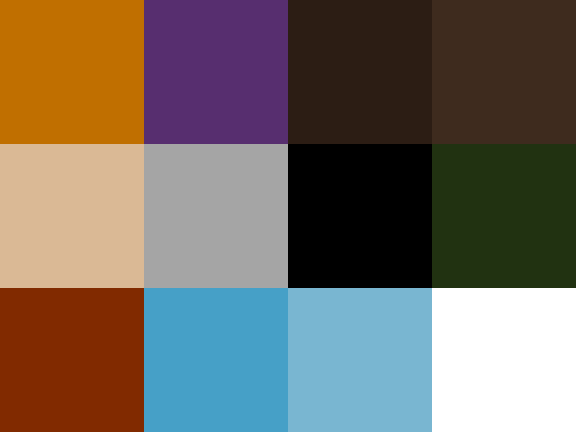
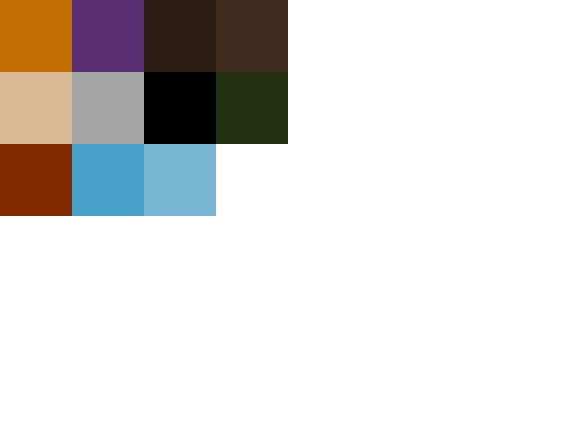
Comparing the layer stacks of the two 576 x 432 images. Changes:
painted on "Rectangle 12" over [216, 144, 576, 432]
painted on "Rectangle 11" over [144, 144, 432, 432]
painted on "Rectangle 10" over [72, 144, 288, 432]
painted on "Rectangle 9" over [216, 72, 576, 288]
painted on "Rectangle 8" over [216, 0, 576, 144]
painted on "Rectangle 7" over [0, 144, 144, 432]
painted on "Rectangle 6" over [72, 0, 288, 144]
painted on "Rectangle 5" over [144, 72, 432, 288]
painted on "Rectangle 4" over [72, 72, 288, 288]
painted on "Rectangle 3" over [144, 0, 432, 144]
painted on "Rectangle 2" over [0, 72, 144, 288]
painted on "Rectangle 1" over [0, 0, 144, 144]
